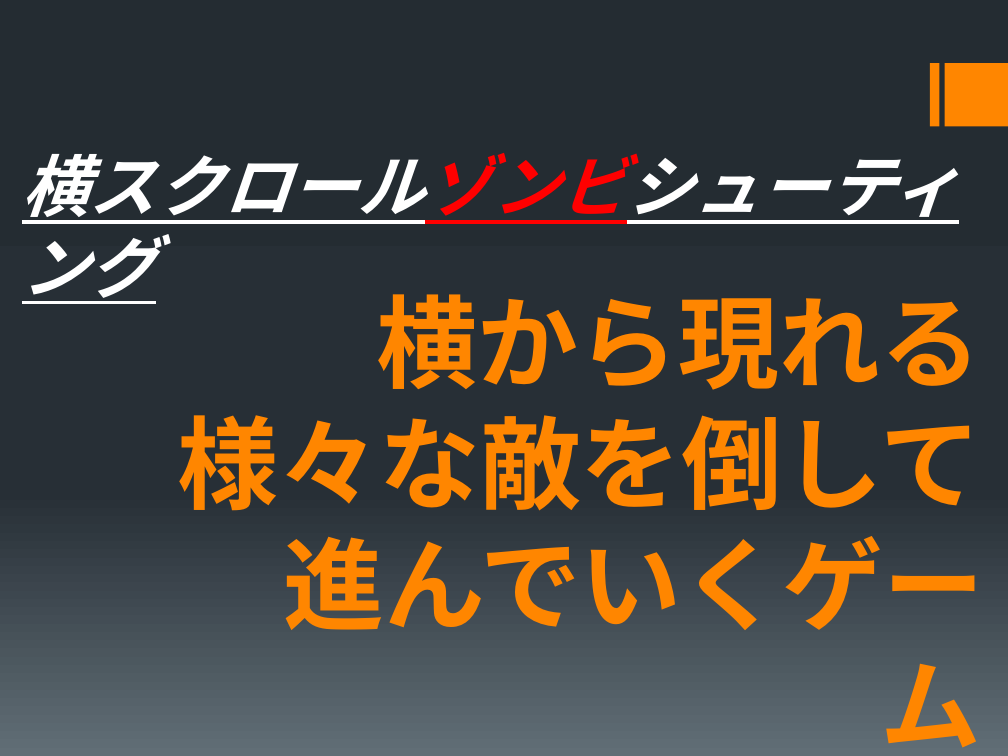
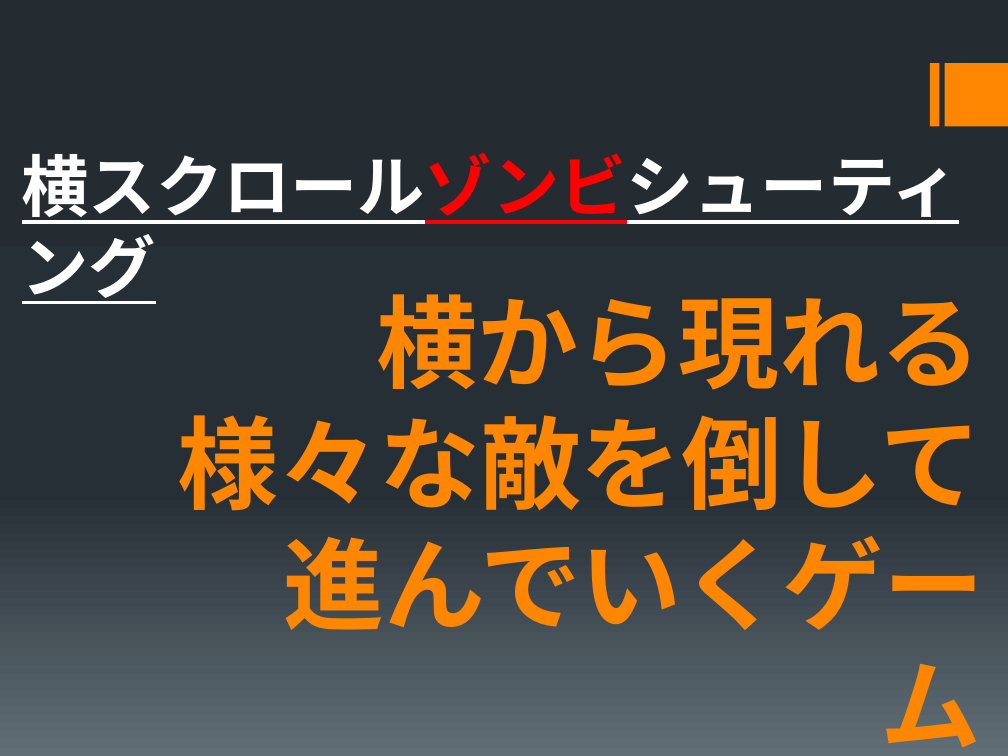
Before and after one commit to Shirayuki1850/-, a slide deck: slide 2 of 説明書.pptx. Drawn at 1008x756 pixels with LibreOffice and Linux fonts; fonts in the diff are those of the drawing. Boxes give left, top, right and bottom in pixels: in the first picture for what was removed or moved away, otherwise in the second. Text is boxed around its words. In the diff, an @@ line names an element or a change of style, - is before the commit and + after.

```diff
--- a/説明書.pptx
+++ b/説明書.pptx
@@ text "横スクロールゾンビシューティング" at [22, 153, 959, 304]: italic off @@
```
Also in this commit, not shown: 2 other slides changed, 1 slide added, 55 other files.
